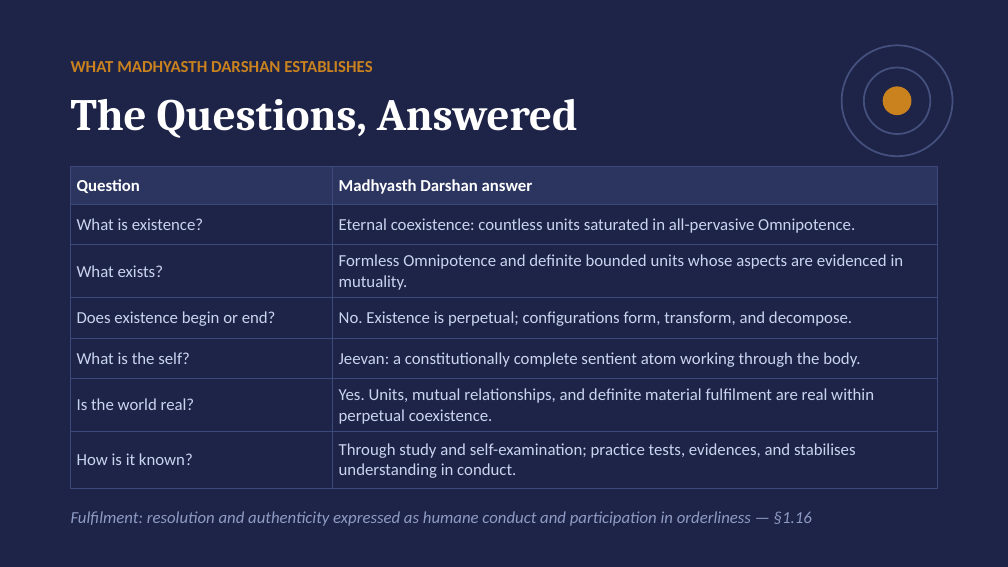
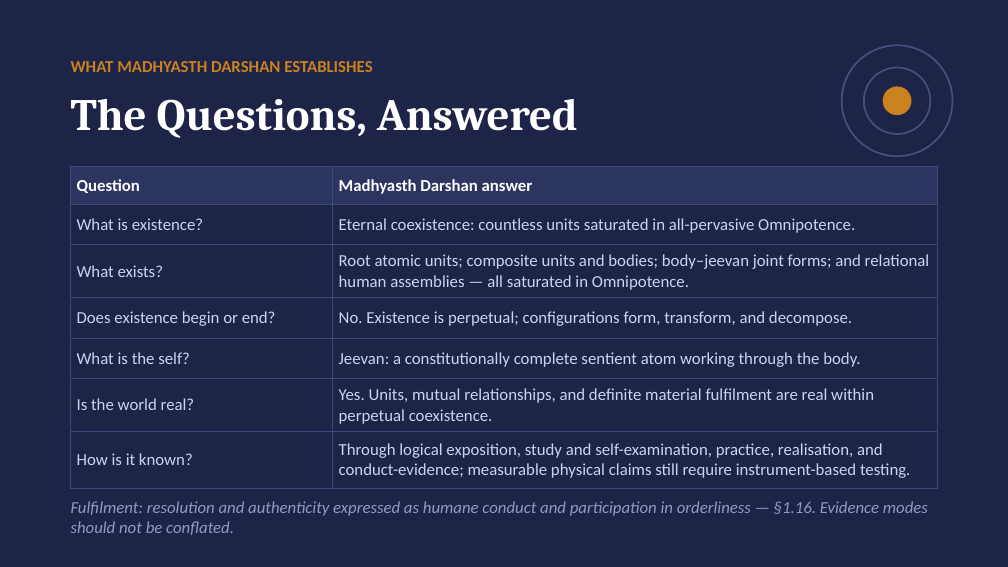
Before and after one commit to raghavamohan/AnalyticMadhyasthDarshan, a slide deck: slide 26 of Studies/The-Ontology-of-Coexistence/The-Ontology-of-Existence-Madhyasth-Darshan.pptx (slide 24 before the commit). Drawn at 1008x567 pixels with LibreOffice and Linux fonts; fonts in the diff are those of the drawing. Boxes give left, top, right and bottom in pixels: in the first picture for what was removed or moved away, otherwise in the second. Text is boxed around its words. In the diff, an @@ line names an element or a change of style, - is before the commit and + after.

Commit message:
Clarify ontology study and presentation

```diff
--- a/Studies/The-Ontology-of-Coexistence/The-Ontology-of-Existence-Madhyasth-Darshan.pptx
+++ b/Studies/The-Ontology-of-Coexistence/The-Ontology-of-Existence-Madhyasth-Darshan.pptx
@@ table at (71,166,937,482) @@
-row 3, column 2: Formless Omnipotence and definite bounded units whose aspects are evidenced in mutuality.
+row 3, column 2: Root atomic units; composite units and bodies; body–jeevan joint forms; and relational human assemblies — all saturated in Omnipotence.
-row 7, column 2: Through study and self-examination; practice tests, evidences, and stabilises understanding in conduct.
+row 7, column 2: Through logical exposition, study and self-examination, practice, realisation, and conduct-evidence; measurable physical claims still require instrument-based testing.
@@ text at (71,501,928,535): text changed @@
-Fulfilment: resolution and authenticity expressed as humane conduct and participation in orderliness — §1.16
+Fulfilment: resolution and authenticity expressed as humane conduct and participation in orderliness — §1.16. Evidence modes should not be conflated.
```
Also in this commit, not shown: 14 other slides changed, 2 slides added, 18 other files.
